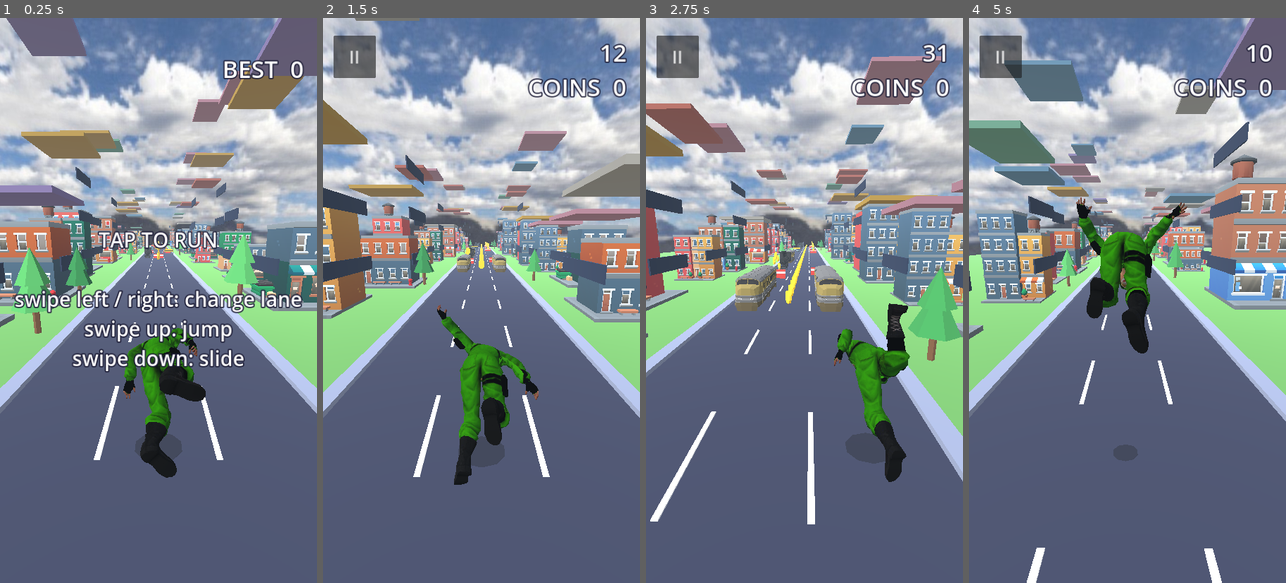
Above: before the commit, frames 1-4 (left to right).
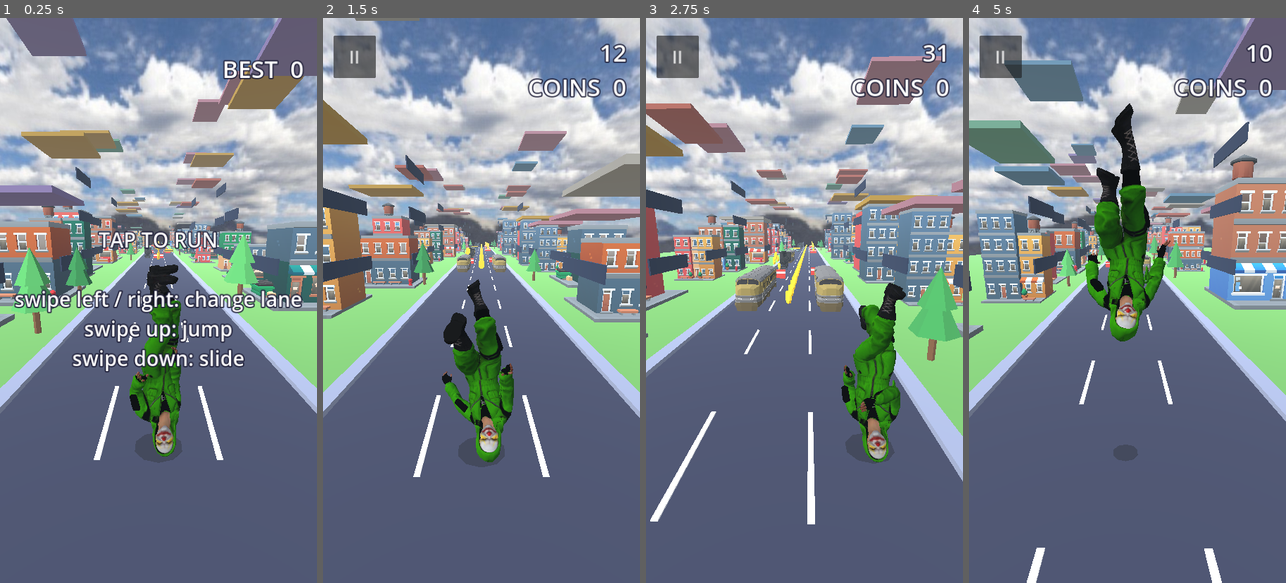
Above: after the commit, the same moments.

Repository: akshathgaming198028-cell/EndlessGame
Game: Godot game, scene res://main.tscn
Same seed, same stepped clock (60 frames per second), same inputs: the game is played once before the commit and once after it.
Inputs (mouse positions are in pixels of both pictures, inside the frame that each line leads up to):
- Up to frame 1 (0.25 s): no input
- Up to frame 2 (1.5 s): tap Enter at 0.5 s; move the mouse to (551, 272) at 0.52 s; hold Right 0.53-1.25 s; click (551, 272) at 0.67 s; tap Space at 0.77 s; drag from (418, 328) to (465, 413) at 1.27 s
- Up to frame 3 (2.75 s): move the mouse to (836, 176) at 2.02 s; hold Right from 2.03 s (still down)
- Up to frame 4 (5 s): release Right at 2.75 s; drag from (1111, 413) to (1032, 215) at 2.77 s; tap Enter at 3.5, 4.25 s; move the mouse to (1222, 385) at 3.52 s; hold Left 3.53-4.25 s; tap Space at 3.77 s; drag from (1032, 215) to (1079, 159) at 4.27 s

The runs differ from the first frame. In frame 1, 3.7% of the frame differs, in the area x 38-65%, y 43-82%; in frame 2, 4.3%; in frame 3, 3.9%; in frame 4, 5.8%, in the area x 33-69%, y 15-60%.

Commit message:
Retarget animations from each bone's rest pose (fixes the forward-facing body); inspector checks the result on the player
Co-Authored-By: Claude Haiku 5.5 <noreply@anthropic.com>
Claude-Session: https://claude.ai/code/session_01DDNfUcEeZJQNoZPcRL3Cag

Diff:
--- a/ci/inspect_rig.gd
+++ b/ci/inspect_rig.gd
@@ -11,6 +11,23 @@
 		for i in range(4):
 			print("PLAYER bone ", i, " = ", psk.get_bone_name(i))
 	_dump_rest("PLAYER", psk)
+	# the same retarget the game uses, played on the player: prints the lean of the converted pose
+	var rinst: Node = (load("res://assets/anims/Running.fbx") as PackedScene).instantiate()
+	get_root().add_child(rinst)
+	var rap := _find_ap(rinst)
+	var rsk := _find_skel(rinst)
+	var ra := rap.get_animation(rap.get_animation_list()[0])
+	var conv := _retarget(ra, rsk, psk, str(pl.get_path_to(psk)))
+	var rlib := AnimationLibrary.new()
+	rlib.add_animation("run", conv)
+	var ap2 := AnimationPlayer.new()
+	pl.add_child(ap2)
+	ap2.add_animation_library("", rlib)
+	for tt in [0.0, 0.15, 0.3]:
+		ap2.play("run")
+		ap2.seek(tt, true)
+		_lean("RETARGETED-on-PLAYER run t=%.2f " % tt, psk)
+	print("RETARGETED tracks=", conv.get_track_count())
 	for f in ["Running.fbx", "Zombie Death.fbx", "Idle.fbx", "Jump.fbx", "Falling To Roll.fbx"]:
 		var inst: Node = (load("res://assets/anims/" + f) as PackedScene).instantiate()
 		get_root().add_child(inst)
@@ -39,6 +56,35 @@
 	if i < 0:
 		i = sk.find_bone("mixamorig_" + nm)
 	return i
+
+func _retarget(an: Animation, ssk: Skeleton3D, psk: Skeleton3D, skel_rel: String) -> Animation:
+	var out := an.duplicate() as Animation
+	var srcr := {}
+	for i in ssk.get_bone_count():
+		srcr[_key(ssk.get_bone_name(i))] = ssk.get_bone_rest(i).basis.get_rotation_quaternion()
+	var tgtr := {}
+	var tgtname := {}
+	for i in psk.get_bone_count():
+		var k := _key(psk.get_bone_name(i))
+		tgtr[k] = psk.get_bone_rest(i).basis.get_rotation_quaternion()
+		tgtname[k] = psk.get_bone_name(i)
+	for t in range(out.get_track_count() - 1, -1, -1):
+		var k := _key(out.track_get_path(t).get_concatenated_subnames())
+		if not srcr.has(k) or not tgtr.has(k):
+			out.remove_track(t)
+			continue
+		if out.track_get_type(t) == Animation.TYPE_ROTATION_3D:
+			var qm: Quaternion = tgtr[k].inverse() * srcr[k]
+			for kk in out.track_get_key_count(t):
+				out.track_set_key_value(t, kk, qm * out.track_get_key_value(t, kk))
+		else:
+			out.remove_track(t)
+			continue
+		out.track_set_path(t, NodePath(skel_rel + ":" + tgtname[k]))
+	return out
+
+func _key(n: String) -> String:
+	return n.replace(":", "").replace("_", "").to_lower()
 
 func _lean(label: String, sk: Skeleton3D) -> void:
 	var h := _bi(sk, "Hips")
--- a/main.gd
+++ b/main.gd
@@ -404,7 +404,7 @@
 		var src := ps.instantiate()
 		var sp := _find_anim(src)
 		if sp != null and sp.get_animation_list().size() > 0:
-			var a: Animation = sp.get_animation(sp.get_animation_list()[0]).duplicate()
+			var a: Animation = _retarget(sp.get_animation(sp.get_animation_list()[0]), _find_skeleton(src), skel, skel_rel)
 			for t in range(a.get_track_count() - 1, -1, -1):
 				var np := a.track_get_path(t)
 				var bone := np.get_concatenated_subnames()
@@ -430,20 +430,40 @@
 	anim = ap
 
 
-# Stands the whole character up: measures the hips-to-head lean in the animation and tilts the model back to vertical
-func _upright_body() -> void:
-	if skel == null or custom_model == null:
-		return
-	var hb := skel.find_bone("mixamorig:Hips")
-	var hd := skel.find_bone("mixamorig:Head")
-	if hb < 0 or hd < 0:
-		return
-	skel.clear_bones_global_pose_override()
-	var hp := skel.get_bone_global_pose(hb).origin
-	var hdp := skel.get_bone_global_pose(hd).origin
-	var v := hdp - hp
-	var a := -atan2(v.z, v.y)
-	custom_model.rotation = Vector3(a, PI, 0.0)
+# Converts an animation's rotations from its own bone rest poses to ours.
+# Each bone's rest differs by a fixed turn (the player's bones sit 90 degrees round X), so
+# the key becomes rest_ours^-1 * rest_theirs * key, which keeps every bone's local motion the same.
+func _retarget(an: Animation, ssk: Skeleton3D, psk: Skeleton3D, skel_rel: String) -> Animation:
+	var out := an.duplicate() as Animation
+	if ssk == null or psk == null:
+		return out
+	var srcr := {}
+	for i in ssk.get_bone_count():
+		srcr[_key(ssk.get_bone_name(i))] = ssk.get_bone_rest(i).basis.get_rotation_quaternion()
+	var tgtr := {}
+	var tgtname := {}
+	for i in psk.get_bone_count():
+		var k := _key(psk.get_bone_name(i))
+		tgtr[k] = psk.get_bone_rest(i).basis.get_rotation_quaternion()
+		tgtname[k] = psk.get_bone_name(i)
+	for t in range(out.get_track_count() - 1, -1, -1):
+		var k := _key(out.track_get_path(t).get_concatenated_subnames())
+		if not srcr.has(k) or not tgtr.has(k):
+			out.remove_track(t)
+			continue
+		if out.track_get_type(t) == Animation.TYPE_ROTATION_3D:
+			var qm: Quaternion = tgtr[k].inverse() * srcr[k]
+			for kk in out.track_get_key_count(t):
+				out.track_set_key_value(t, kk, qm * out.track_get_key_value(t, kk))
+		elif out.track_get_type(t) != Animation.TYPE_ROTATION_3D:
+			out.remove_track(t)
+			continue
+		out.track_set_path(t, NodePath(skel_rel + ":" + tgtname[k]))
+	return out
+
+
+func _key(n: String) -> String:
+	return n.replace(":", "").replace("_", "").to_lower()
 
 
 func _on_anim_finished(anim_name: StringName) -> void:
@@ -1225,10 +1245,6 @@
 		if kw == "die" and die_done:
 			return
 		_play_anim(kw)
-		if kw == "run" or kw == "idle" or kw == "jump":
-			_upright_body()
-		else:
-			custom_model.rotation = Vector3(0.0, PI, 0.0)
 		return
 
 	var k: float = 1.0 - exp(-18.0 * dt)
